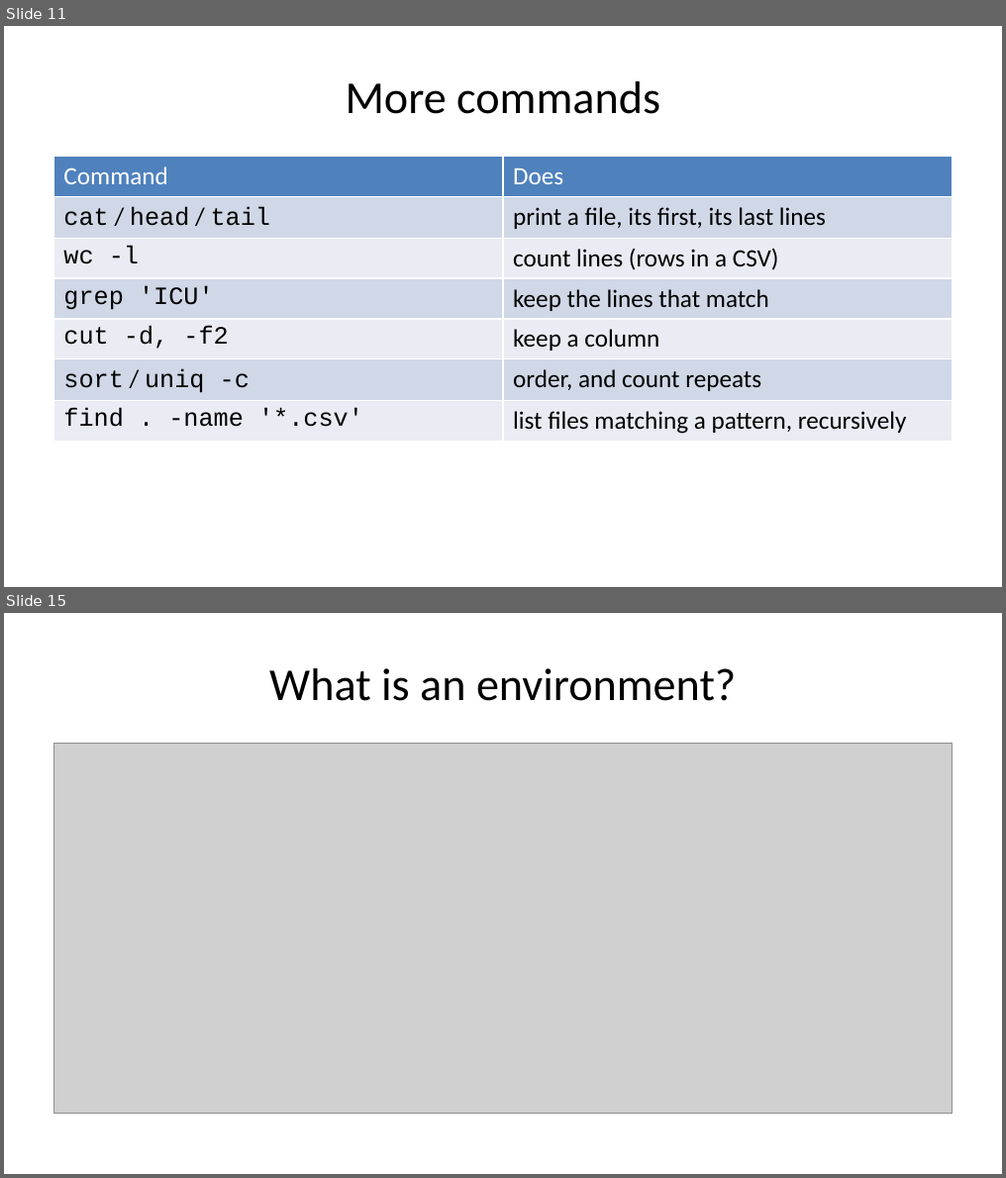
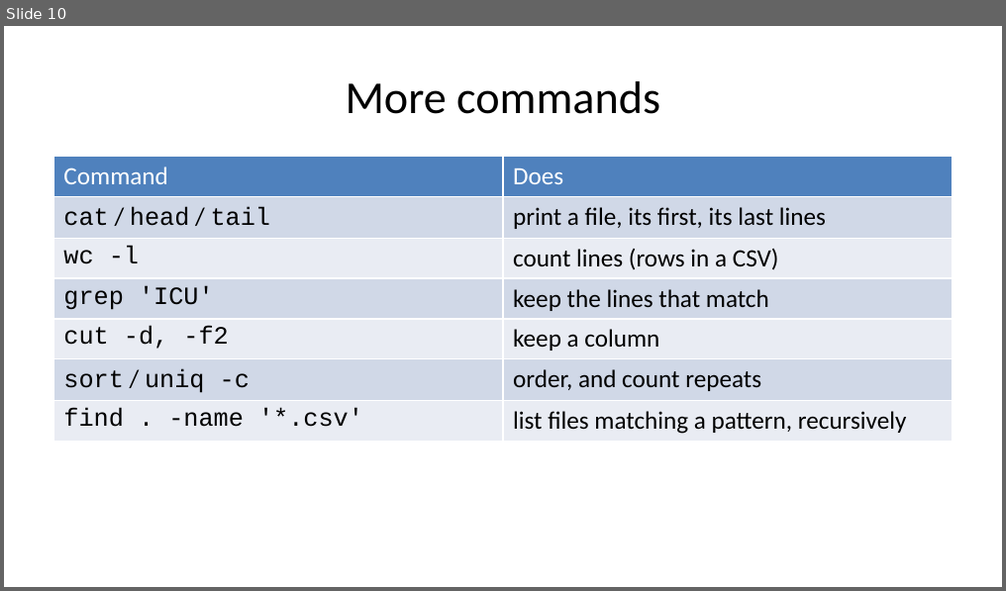
Before and after one commit to MICS-Lab/MS_SanteNum2026, a slide deck: Programming01/Session01/slides.pptx. Shown one above the other, each under a label of ours: slides 11 and 15 before the commit, slide 10 after it; the slides between them are not shown. The pictures are 1006x1178 and 1006x591 pixels, drawn with LibreOffice and Linux fonts; fonts in the diff are those of the drawing; grey boxes stand for pictures. Boxes give left, top, right and bottom in pixels: in the first picture for what was removed or moved away, otherwise in the second. Text is boxed around its words. In the diff, an @@ line names an element or a change of style, - is before the commit and + after.

```diff
--- a/Programming01/Session01/slides.pptx
+++ b/Programming01/Session01/slides.pptx
@@ slide 15 removed at (x1=4, y1=613, x2=1002, y2=1174), background #FFFFFF @@
@@ title removed at (x1=269, y1=668, x2=736, y2=701) @@
-What is an environment?
@@ picture removed at (x1=54, y1=744, x2=952, y2=1114) @@
@@ what was slide 11 is now slide 10 @@
```
Also in this commit, not shown: 1 slide changed, 1 slide added, 7 other slides removed, 1 other file.
